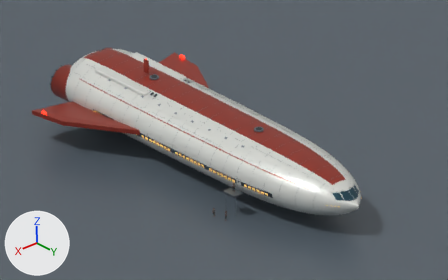
The Blender file assets/ships/civilian-airliners/commuter.blend, before and after one commit.
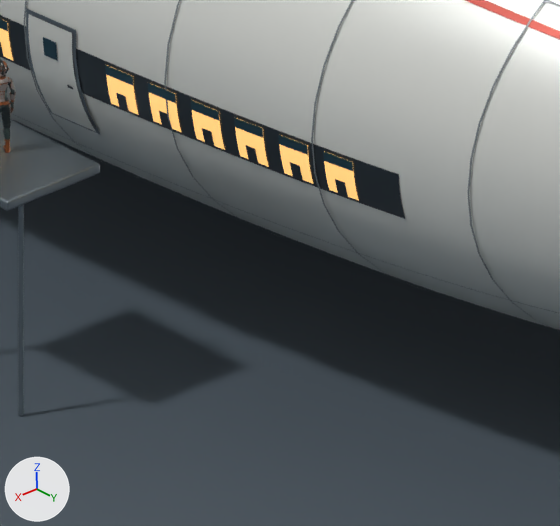
The first picture shows the older version from the file's camera 'Camera'. The close-ups show the older and then the newer version on the part from 52% to 64% of the width and 63% to 81% of the height of that picture. Only the edits that show in the close-ups are written down. Arrows for +X, +Y and +Z are at lower left; the lights stay in place.

The first close-up shows 'Continuous pressure hull', 'Door surround.001', 'Passenger door 1.05 x 2.10 m.001', 'Passenger glazing D1 042', 'Passenger glazing D1 043', 'Passenger glazing D1 045', 'Passenger glazing D1 046', 'Recessed passenger deck belt', 'Studio boarding platform', 'Studio floor (render only)', 'Studio platform support.001', 'Sweeping red cabin shoulder stripe' and 26 more.
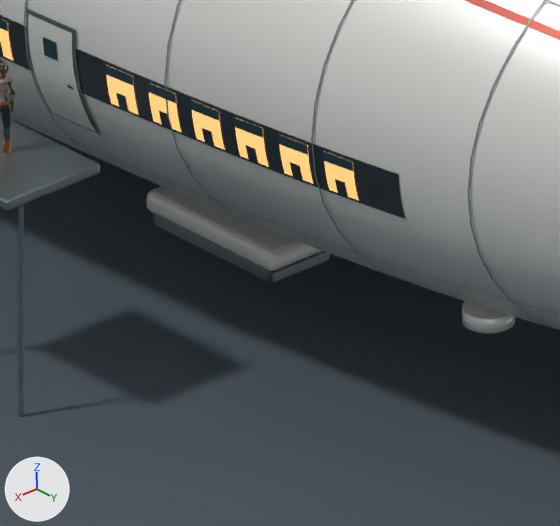
What changed in the scene script:
```text
Add me_cylinder_023:
    me_cylinder_023.from_pydata(...)  # a 48-sided cylinder along z spanning x -0.46..0.46, y -0.46..0.46, z -0.14..0.14
    for i in [*range(0, 46), 47, 48]: me_cylinder_023.polygons[i].use_smooth = True
    me_cylinder_023.materials.append(mat_porcelain_alloy)  # light grey #ddded8
Add me_cube_096:
    me_cube_096.from_pydata(...)  # a box spanning x -0.685..0.685, y -0.06..0.06, z -0.11..0.11
    me_cube_096.materials.append(mat_titanium)  # grey #7c868e
Add me_cube_094:
    me_cube_094.from_pydata(...)  # a box spanning x -0.06..0.06, y -1.56..1.56, z -0.11..0.11
    me_cube_094.materials.append(mat_titanium)  # grey #7c868e
Add me_cube_091:
    me_cube_091.from_pydata(...)  # a box spanning x -0.78..0.78, y -1.66..1.66, z -0.21..0.21
    me_cube_091.materials.append(mat_porcelain_alloy)  # light grey #ddded8
Add ob_ventral_rcs_socket_003:
    ob_ventral_rcs_socket_003 = bpy.data.objects.new('Ventral RCS socket.003', me_cylinder_023)
    ob_ventral_rcs_socket_003.location = (5.76, 21.6, -3.52)
Add ob_stowed_landing_gear_housing_end_rim_007:
    ob_stowed_landing_gear_housing_end_rim_007 = bpy.data.objects.new('Stowed landing gear housing end rim.007', me_cube_096)
    ob_stowed_landing_gear_housing_end_rim_007.location = (5.04, 15.9, -4.95)
    _m = ob_stowed_landing_gear_housing_end_rim_007.modifiers.new('Machined radii', 'BEVEL')
    _m.width = 0.035
    _m.width_pct = 0.035
    _m.segments = 3
    _m = ob_stowed_landing_gear_housing_end_rim_007.modifiers.new('Weighted normals', 'WEIGHTED_NORMAL')
Add ob_stowed_landing_gear_housing_rim_007:
    ob_stowed_landing_gear_housing_rim_007 = bpy.data.objects.new('Stowed landing gear housing rim.007', me_cube_094)
    ob_stowed_landing_gear_housing_rim_007.location = (5.67, 14.4, -4.95)
    _m = ob_stowed_landing_gear_housing_rim_007.modifiers.new('Machined radii', 'BEVEL')
    _m.width = 0.035
    _m.width_pct = 0.035
    _m.segments = 3
    _m = ob_stowed_landing_gear_housing_rim_007.modifiers.new('Weighted normals', 'WEIGHTED_NORMAL')
Add ob_stowed_landing_gear_housing_shoulder_003:
    ob_stowed_landing_gear_housing_shoulder_003 = bpy.data.objects.new('Stowed landing gear housing shoulder.003', me_cube_091)
    ob_stowed_landing_gear_housing_shoulder_003.location = (5.04, 14.4, -4.61)
    _m = ob_stowed_landing_gear_housing_shoulder_003.modifiers.new('Machined radii', 'BEVEL')
    _m.width = 0.15
    _m.width_pct = 0.15
    _m.segments = 3
    _m = ob_stowed_landing_gear_housing_shoulder_003.modifiers.new('Weighted normals', 'WEIGHTED_NORMAL')
```

Where the change shows, as pixel boxes [x1, y1, x2, y2] in the close-ups (560 x 526 px):
'Stowed landing gear housing shoulder.003', added
    after: [147, 186, 322, 271]
'Stowed landing gear housing rim.007', added
    after: [152, 213, 275, 283]
'Ventral RCS socket.003', added
    after: [462, 301, 515, 333]
'Stowed landing gear housing end rim.007', added
    after: [268, 251, 330, 283]
